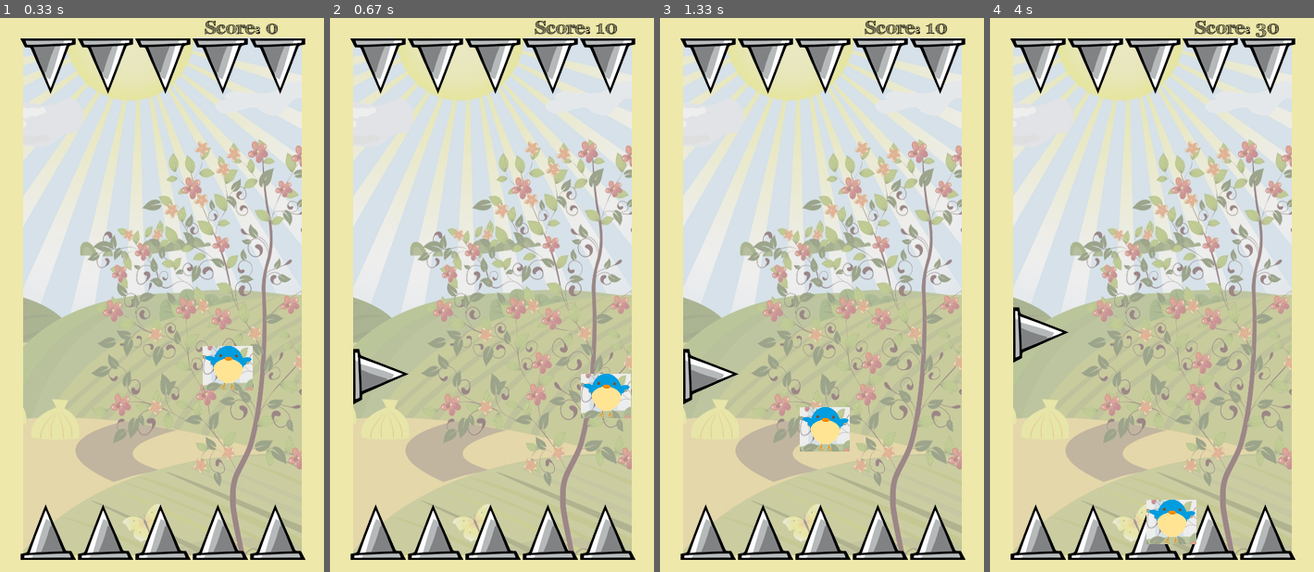
Above: before the commit, frames 1-4 (left to right).
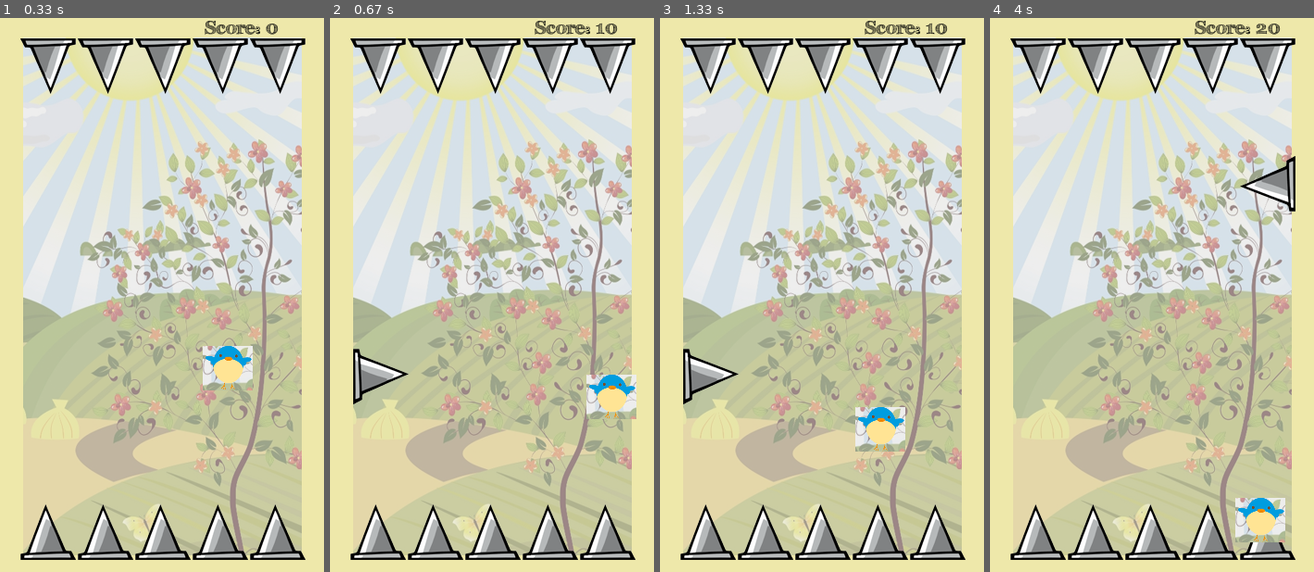
Above: after the commit, the same moments.

Repository: CharlyJazz/Pygame-Dont-touch-the-Spike
Game: pygame game, started from Main.py
The game is run twice, just before and just after one commit, with the same random seed, the same clock (stepped at 60 frames per second) and the same inputs. The source is Python 2; it was converted automatically to run under Python 3.
Inputs:
- Up to frame 1 (0.33 s): no input
- Up to frame 2 (0.67 s): tap Space at 0.33 s
- Up to frame 3 (1.33 s): tap Space at 0.73, 1.03, 1.23 s
- Up to frame 4 (4 s): tap Space at 1.57, 1.87, 2.07, 2.37, 2.63, 2.97, 3.27, 3.4, 3.8 s

Frame 1 is identical in both runs. In frame 2, 0.8% of the frame differs, in the area x 77-95%, y 64-73%; in frame 3, 2.4%; in frame 4, 3.9%, in the area x 7-95%, y 1-95%.

Commit message:
new changes!
new version 1.1.2 alpha

Diff:
--- a/Bird.py
+++ b/Bird.py
@@ -6,15 +6,14 @@
 
 
 
-class Bird(object):
+class Bird(pygame.sprite.Sprite):
     def __init__(self, x, y, vel):
-        self.x = x
-        self.y = y
         self.vel = vel
         self.radius = 25
         self.sprite = pygame.image.load(bird)
         self.rect = self.sprite.get_rect()
-        self.rect.topleft = (0, 54)
+        self.rect.x = x
+        self.rect.y = y
         self.gravity = 0.3
         self.game_status = game_on
 
@@ -22,27 +21,27 @@
         return self.rect
 
     def get_position(self):
-        return (self.x, self.y)
+        return (self.rect.x, self.rect.y)
 
     def draw(self, screen):
-        screen.blit(self.sprite, [self.x, self.y])
+        screen.blit(self.sprite, [self.rect.x, self.rect.y])
 
     def moving(self):
-        self.x += self.vel[0]
-        self.y += self.vel[1]
+        self.rect.x += self.vel[0]
+        self.rect.y += self.vel[1]
         self.vel[1] = 0.9*self.vel[1] + self.gravity*1.4
 
-        if self.x + self.rect.center[1] > WIDTH:
+        if self.rect.x > WIDTH-self.rect[3]: #RIGHT COLLITION
             self.vel[0] *= -1
 
-        if self.x - self.rect.center[0] < 0:
+        if self.rect.x < 0:                  #LEFT COLLITION
             self.vel[0] *= -1
 
-        if self.rect.height - self.rect.center[0] > self.y:
-            self.y += self.y/4
+        if self.rect.y > HEIGHT-self.rect[3]:#BOTTOM COLLITION
             self.vel[1] *= -1
 
-        if self.y > HEIGHT - self.rect.center[0]*2.3:
+        if self.rect.y < 0:                  #TOP COLLITION
+            self.rect.y += 3
             self.vel[1] *= -1
 
 
@@ -52,7 +51,7 @@
     def keydown(self):
         key = pygame.key.get_pressed()
 
-        if not self.game_status  and key[pygame.K_SPACE]:
+        if not self.game_status and key[pygame.K_SPACE]:
             self.game_status = True
             self.start()
 
--- a/Main.py
+++ b/Main.py
@@ -1,13 +1,10 @@
 # coding=utf-8
-
-import pygame
 import random
-from math import pi
 from Background import Background
 from Bird import Bird
 from Spike import Spike
 from Variables import *
-from Font import Create_text, Create_Score
+from Font import Create_Score
 
 
 pygame.init()
@@ -44,14 +41,36 @@
         self.toplimit = False
         self.createRightlimit = False
         self.createLeftlimit = False
+        self.collitionActive = False
+        self.turn_Active = True
         """Handling Font"""
         self.score = 0
         self.HandlingScore = Create_Score(self.score)
 
+    def debug_true(self, x, y, z, w, zUp, wUp):
+        print x, '\t', y, '\t', z, '\t', w, '\t', zUp, '\t', wUp
+
+    def other_turn(self):
+                if self.rectCharacter[0] == WIDTH/2 or (self.rectCharacter[0] >= (WIDTH/2) and self.rectCharacter[0] < (WIDTH/2)+20):
+                    while self.turn_Active == True:
+                        print 'Exito muchachos.'
+                        self.turn_Active = False
+                    self.collitionActive = False
+
+    def collition(self):
+            if self.rectCharacter[0] >=  self.Spike_x and self.rectCharacter[0] <= self.Spike_x + 60 and (self.rectCharacter[1] >= self.Spike_y and self.rectCharacter[1] <= self.Spike_y + 60): #Si estan a la misma altura, y toca el parajo la pared.
+                    self.debug_true(self.rectCharacter[0], self.rectCharacter[1], self.Spike_x, self.Spike_y, self.Spike_x + 60, self.Spike_y+60)
+                    while self.collitionActive == False:
+                        self.score -= 10
+                        self.collitionActive = True
+
+
     def rightlimitbool(self):
+        self.turn_Active = True
         self.rightlimit = True
 
     def leftlimitbool(self):
+        self.turn_Active = True
         self.leftlimit = True
 
     def bottomlimitbool(self):
@@ -67,36 +86,37 @@
 
         if self.x in [269, 270, 271, 272, 273, 274, 275, 276]:
             while self.rightlimit == False:
-                print 'TEST RIGHT!!!'
+                #print 'TEST RIGHT!!!'
                 self.rightlimitbool()
-                self.score += 10
+                if self.collitionActive == False:
+                    self.score += 10
                 self.HandlingScore = Create_Score(self.score)
                 self.leftlimit = False
 
         if self.x in [23, 24, 25, 26, 27, 28, 29]:
             while self.leftlimit == False:
-                print 'TEST LEFT!!!'
+                #print 'TEST LEFT!!!'
                 self.leftlimitbool()
-                self.score += 10
+                if self.collitionActive == False:
+                    self.score += 10
                 self.HandlingScore = Create_Score(self.score)
                 self.rightlimit = False
 
         if self.y < 26:
             while self.toplimit == False:
-                print 'TEST TOP!!!'
+                #print 'TEST TOP!!!'
                 self.toplimitbool()
                 self.bottomlimit = False
 
         if self.y > 510:
             while self.bottomlimit == False:
-                print 'TEST BOTTOM!!!'
+                #print 'TEST BOTTOM!!!'
                 self.bottomlimitbool()
                 self.toplimit = False
 
 
     def createSpikes(self):
-        """Reparar sentencias: Se ejecutan muchas veces, usar algun bucle y bandera
-                                Usar Bucle while para intentar evitar las iteraciones de sobra"""
+        """Function for creation of Sprites"""
         max = 450
         if self.rightlimit == True:
             while self.createRightlimit == False:
@@ -131,6 +151,9 @@
                 screen.blit(self.spikeTOP, [22+i*62, 22])
             """Handling Text"""
             self.HandlingScore.ScoreText.draw(screen)
+            self.other_turn()
+            self.collition()
+
 
 
     def update(self):
Not shown, removed: Notas
Not shown, changed: Background.pyc
Not shown, changed: Bird.pyc
Not shown, changed: Font.pyc
Not shown, changed: Spike.pyc
Not shown, changed: Variables.pyc
